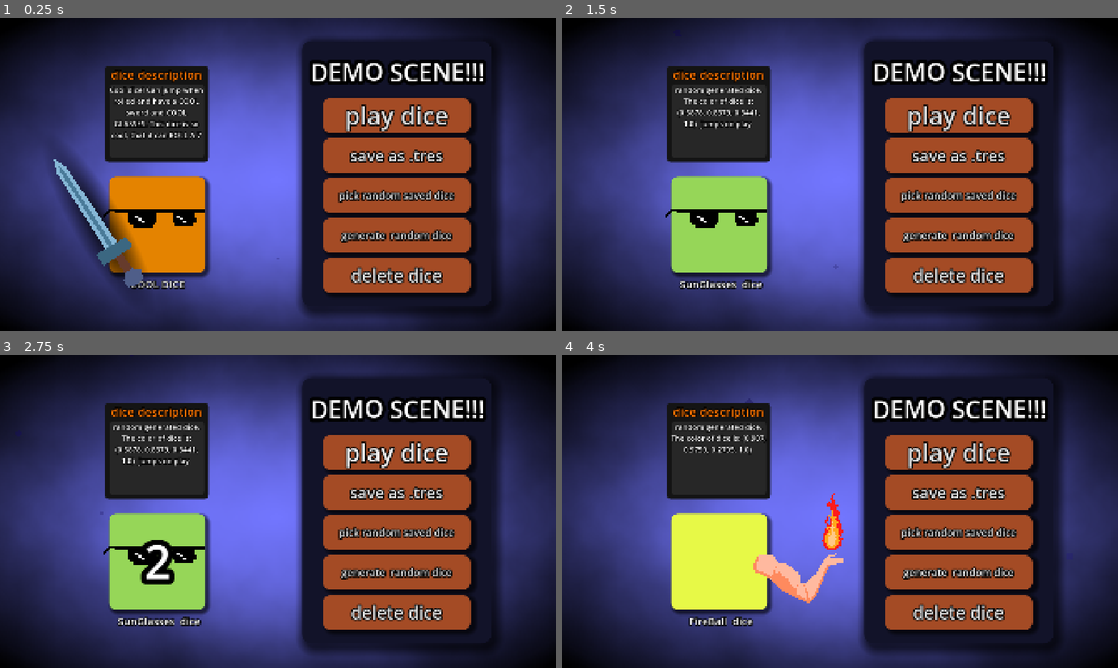
Above: before the commit, frames 1-4 (two rows, left to right).
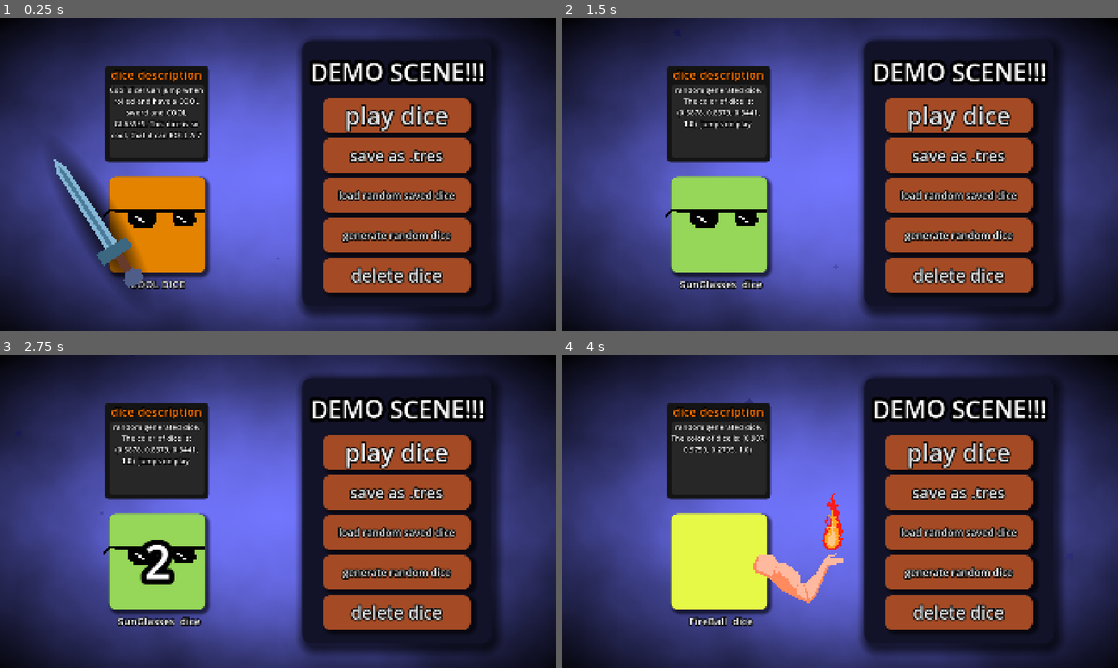
Above: after the commit, the same moments.

Repository: Tetramollaxx/XK_CMS
Game: Godot game, scene res://Game/CMS/Demo/scenes/demo_main.tscn
Same seed, same stepped clock (60 frames per second), same inputs: the game is played once before the commit and once after it.
Inputs:
- Up to frame 1 (0.25 s): no input
- Up to frame 2 (1.5 s): click "pick random saved dice" (after the commit: "load random saved dice") at 0.5 s; click "generate random dice" at 1.25 s
- Up to frame 3 (2.75 s): click "play dice" at 2 s
- Up to frame 4 (4 s): click "play dice" at 2.75 s; click "generate random dice" at 3.5 s

The runs differ from the first frame. In frame 1, 0.9% of the frame differs, in the area x 60-82%, y 54-72%; in frame 2, 0.9%; in frame 3, 0.9%; in frame 4, 0.9%.

Commit message:
Code cleanup

Diff:
--- a/Game/CMS/CMS.gd
+++ b/Game/CMS/CMS.gd
@@ -1,74 +1,69 @@
 extends Node
-# Статический класс, который хранит всех Entity, позволяет получать ресурсы из папок, а также получать entity
+## Central manager for all currently loaded Entity nodes.
+## Provides a global dictionary of [uid : Entity] and various utilities.
+##
+## This allows you to retrieve entities or their data by string keys (uid),
+## without needing persistent object references.
 class_name CMS
 
-## Все активные сущности [uid : Entity]
+## Global registry of active Entity nodes: [uid : Entity]
 static var entities: Dictionary = {}
 
-## Все когда-либо выданные ключи, даже если объект был удалён (чтобы не было повторений в id)
+## All previously issued entity keys (to avoid duplication)
 static var all_keys: Array[String] = []
 
-## Включить или отключить бесячий print
-static var debug_print : bool = false
+## Enable debug output
+static var debug_print: bool = false
 
-
+## Get the Entity node by its uid, or null if not found
 static func get_entity(key: String) -> Entity:
 	return entities.get(key, null)
 
-
+## Returns the data of a given entity by uid
 static func get_entity_data(key: String) -> EntityData:
 	var ent: Entity = get_entity(key)
 	return null if ent == null else ent.data
 
-## генератор id для списка
+## Creates a unique ID for the given entity (based on its name and counter)
 static func generate_uid(entity: Node) -> String:
 	var base := entity.name.strip_edges()
-
 	if base == "":
 		base = "entity"
-
 	var count := 1
 	var uid := "%s_%d" % [base, count]
-
 	while all_keys.has(uid):
 		count += 1
 		uid = "%s_%d" % [base, count]
-
 	all_keys.append(uid)
 	if all_keys.size() > 150:
 		all_keys.remove_at(0)
 	return uid
 
-
+## Registers an entity into the global dictionary
 static func register_entity(entity: Entity) -> void:
 	if entity.uid == "":
 		entity.uid = generate_uid(entity)
 	entities[entity.uid] = entity
 	if debug_print:
-		print("register entity: ", entity.uid, " entity count : ", entities.size())
-
+		print("Registered entity: ", entity.uid, " (total: ", entities.size(), ")")
 
 static func unregister_entity(entity: Entity) -> void:
 	entities.erase(entity.uid)
 	if debug_print:
-		print("unregister entity: ", entity.uid, " entity count : ", entities.size())
+		print("Unregistered entity: ", entity.uid, " (total: ", entities.size(), ")")
 
-# бесполезные 2 функции, пусть будут
-static func load_resource(path : String):
+static func load_resource(path: String):
 	if ResourceLoader.exists(path):
 		return ResourceLoader.load(path)
 	return null
 
-static func save_resource(res : Resource, to_path : String):
+static func save_resource(res: Resource, to_path: String):
 	return ResourceSaver.save(res, to_path)
-#---------
 
 static func get_resources_in_directory(path: String) -> Array[String]:
 	var file_paths: Array[String] = []
-	var loaded : PackedStringArray = ResourceLoader.list_directory(path)
-
+	var loaded: PackedStringArray = ResourceLoader.list_directory(path)
 	for i in loaded:
-		if i.contains(".tres"):
-			file_paths.append( path + i )
-
+		if i.ends_with(".tres"):
+			file_paths.append(path + i)
 	return file_paths
--- a/Game/CMS/Demo/Tags/TagMemoryLeak.gd
+++ /dev/null
@@ -1,21 +0,0 @@
-extends Tag
-## К сожалению, мой код не идеален... Если тэг или кто-либо ещё будет хранить постоянную ссылку на
-## ресурсы EntityData или на Tag, то после после удаления EntityNode эти ресурсы не будут удалены
-## это значит будет утечка памяти, этот скрипт - пример Tag'а который ведёт к утечкам памяти
-## утечки можно проверить в Отладчик->Мониторинг-> кол-во объектов, ресурсов и узлов.
-class_name TagMemoryLeak
-
-#var reference_to_the_data : EntityData
-#var reference_to_the_tags : Array[Tag]
-
-
-func OnPlayedDice(_d : Dice):
-	for t in entity_node.data.Tags:
-		pass
-		#reference_to_the_tags.append(t)
-		#(entity_node.get_parent() as Main).memory_leak.append(entity_node.data)
-
-
-#func OnUnregistred(): # Чтобы не было утечки памяти, нужно удалять ссылки, или вообще не создавать ссылки
-	#reference_to_the_tags = [null]
-	#reference_to_the_data = null
--- a/Game/CMS/Demo/scenes/demo_main.tscn
+++ b/Game/CMS/Demo/scenes/demo_main.tscn
@@ -6,7 +6,7 @@
 
 [sub_resource type="Gradient" id="Gradient_lp515"]
 interpolation_mode = 2
-offsets = PackedFloat32Array(0, 0.6289593, 1)
+offsets = PackedFloat32Array(0, 0.6721311, 1)
 colors = PackedColorArray(0, 0, 0, 0, 0, 0, 0, 0.94849545, 0, 0, 0, 1)
 
 [sub_resource type="GradientTexture2D" id="GradientTexture2D_m3btw"]
@@ -58,6 +58,7 @@
 
 [node name="DemoMain" type="Node2D"]
 script = ExtResource("1_43ild")
+metadata/Interaction = true
 
 [node name="BG" type="ColorRect" parent="."]
 offset_left = -23.0
@@ -158,7 +159,7 @@
 theme_override_styles/normal = SubResource("StyleBoxFlat_6q0fg")
 theme_override_styles/pressed = SubResource("StyleBoxFlat_tfqp0")
 theme_override_styles/hover = SubResource("StyleBoxFlat_6q0fg")
-text = "pick random saved dice"
+text = "load random saved dice"
 
 [node name="margin" type="Control" parent="Panel/VBoxContainer"]
 custom_minimum_size = Vector2(0, 12.84)
@@ -173,7 +174,7 @@
 theme_override_styles/normal = SubResource("StyleBoxFlat_6q0fg")
 theme_override_styles/pressed = SubResource("StyleBoxFlat_tfqp0")
 theme_override_styles/hover = SubResource("StyleBoxFlat_6q0fg")
-text = "generate  random dice"
+text = "generate random dice"
 
 [node name="margin4" type="Control" parent="Panel/VBoxContainer"]
 custom_minimum_size = Vector2(0, 12.84)
--- a/Game/CMS/Demo/test/MagicianDice.tres
+++ b/Game/CMS/Demo/test/MagicianDice.tres
@@ -7,6 +7,7 @@
 [ext_resource type="Script" uid="uid://cv2l0pm8dvd7" path="res://Game/CMS/Demo/Tags/TagDescription.gd" id="4_l3346"]
 [ext_resource type="Script" uid="uid://7dqp4qlxd50h" path="res://Game/CMS/Demo/Tags/TagShowVisualElement.gd" id="5_maea7"]
 [ext_resource type="Script" uid="uid://bwhst7hfcmb2q" path="res://Game/CMS/Demo/Tags/TagRollValueOnPlay.gd" id="6_eb4sd"]
+[ext_resource type="Resource" uid="uid://b6y3ipqdkbg4t" path="res://Game/CMS/Demo/test/MalevichDice.tres" id="7_mpdek"]
 
 [sub_resource type="Resource" id="Resource_dnjxb"]
 script = ExtResource("2_y3w0l")
@@ -37,6 +38,19 @@
 AllowedValues = Array[int]([2, 4, 6])
 metadata/_custom_type_script = "uid://bwhst7hfcmb2q"
 
+[sub_resource type="GDScript" id="GDScript_gxebm"]
+script/source = "extends Tag
+class_name TagWithEntity
+
+
+@export var entity : EntityData
+"
+
+[sub_resource type="Resource" id="Resource_5xrx5"]
+script = SubResource("GDScript_gxebm")
+entity = ExtResource("7_mpdek")
+metadata/_custom_type_script = "uid://cd3uneheyjotl"
+
 [resource]
 script = ExtResource("2_mlgoy")
-Tags = Array[ExtResource("1_d4fh1")]([SubResource("Resource_dnjxb"), SubResource("Resource_awmya"), SubResource("Resource_qkx20"), SubResource("Resource_o3sxy"), SubResource("Resource_l3346"), SubResource("Resource_eb4sd")])
+Tags = Array[ExtResource("1_d4fh1")]([SubResource("Resource_dnjxb"), SubResource("Resource_awmya"), SubResource("Resource_qkx20"), SubResource("Resource_o3sxy"), SubResource("Resource_l3346"), SubResource("Resource_eb4sd"), SubResource("Resource_5xrx5")])
--- a/Game/CMS/EntityData.gd
+++ b/Game/CMS/EntityData.gd
@@ -1,16 +1,21 @@
 extends Resource
-## Собственно сам Entity, имеет Тэги, НА ТЭГИ НЕ НАДО ДЕЛАТЬ ПОСТОЯННЫХ ССЫЛОК, ЭТО НЕ КРУТО БЛИН
+## Serializable resource that defines the configuration and behavior of an Entity.
+## Contains an array of tags (Tag resources), which each encapsulate logic or modifiers.
+##
+## This data is duplicated at runtime to ensure each Entity instance is isolated.
 class_name EntityData
 
+## All tags that define this entity's behavior
+@export var Tags: Array[Tag]
 
-@export var Tags : Array[Tag]
-var entity : Entity
-
+## Runtime reference to the owning Entity node
+var entity: Entity
 
 func Unregister():
 	for tag in Tags:
 		tag._on_unregister()
-		assert(tag.get_reference_count() <= 2, "Too many references: " + str(tag.get_reference_count()) + " to the Tag, this may create memory leak, must be <= 2")
-	assert(get_reference_count() <= 2, "Too many references: " + str(get_reference_count()) + " to the EntityData, this may create memory leak, must be <= 2")
+		assert(tag.get_reference_count() <= 2, "Memory leak detected: Tag has too many references.")
+	assert(get_reference_count() <= 2, "Memory leak detected: EntityData has too many references.")
 
-# если ты читаешь эту ошибку, значит ты не почистил ссылки на tag'и и EntityData, это может вызвать утечки памяти
+# if you get an error here, check if you are saving
+# the reference to tags or EntityData somewhere
--- a/Game/CMS/EntityNode.gd
+++ b/Game/CMS/EntityNode.gd
@@ -1,17 +1,24 @@
-extends Node2D # можно изменить на Node, Node3D, пофиг
+extends Node2D # or Node / Node3D
+## Represents a live entity in the scene tree. This node serves as the runtime container
+## for EntityData (a resource that defines behavior and configuration).
+##
+## When the node enters the scene tree, it duplicates its EntityData to ensure isolation,
+## initializes all tags, and registers itself into the CMS.
+##
+## When the node exits the scene tree, all tags are unregistered and references are cleared.
+##
+## This allows Entity behavior to be defined entirely through tags.
 class_name Entity
 
-# я пытался не привязывать Entity к node, но это была жопа какая-то, ну или я говнокодер
+## Reference to data definition (.tres)
+@export var data: EntityData
 
-## Ссылка на EntityData, ВАЖНО сохранять это единственной прямой ссылкой, иначе возможна утечка памяти
-@export var data : EntityData
-
-var uid : String = ""
-
+## Unique runtime key assigned via CMS
+var uid: String = ""
 
 func _enter_tree() -> void:
 	CMS.register_entity(self)
-	data = data.duplicate_deep(Resource.DEEP_DUPLICATE_ALL) # для уникальности ресурса
+	data = data.duplicate_deep(Resource.DEEP_DUPLICATE_ALL)
 	data.entity = self
 	for t in data.Tags:
 		t.entity_node = self
--- a/Game/CMS/InteractionManager.gd
+++ b/Game/CMS/InteractionManager.gd
@@ -1,145 +1,132 @@
 extends Node
+## Manages a global list of all nodes and resources that have interaction behavior. Autoload "Interactions"
+##
+## Scans the entire scene tree and all attached resources to find anything with the
+## metadata key "Interaction" == true. Then allows global signaling based on method names.
+##
+## This enables decentralized "event bus"-style logic without signals or subscriptions.
 class_name InteractionManager
 
-var ClearThreshold : int = 5
+## Maximum refs before cleanup
+var ClearThreshold: int = 5
 
-var _interactions : Array[WeakRef]
-var _visited : Array[int]
+## Stores all objects (nodes or resources) that declared themselves as interactive
+var _interactions: Array[WeakRef] = []
+var _visited : = {}
 
-var DebugPrint : bool = false
+## Enable debug output
+var debug_print: bool = false
 
 func _ready() -> void:
 	_initialize_interactions()
-
 	get_tree().node_added.connect(_on_node_added)
 	get_tree().node_removed.connect(_on_node_deleted)
 
-
-func _on_node_added(n : Node):
+func _on_node_added(n: Node):
 	if n.has_meta("Interaction") and n.get_meta("Interaction"):
-		if ! _has(n):
+		if !_has(n):
 			_interactions.append(weakref(n))
 	var props := n.get_property_list()
 	for p in props:
 		var value = n.get(p.name)
 		_process_prop(value)
 
-func _on_node_deleted(n : Node):
+func _on_node_deleted(n: Node):
 	if _has(n):
 		for i in _interactions.size():
 			if _interactions[i].get_ref() == n:
 				_interactions.remove_at(i)
 	if _interactions.size() > ClearThreshold:
-		for i in range(_interactions.size() -1, -1, -1):
-			if _interactions[i] == null:
+		for i in range(_interactions.size() - 1, -1, -1):
+			var ref = _interactions[i]
+			if ref == null or !is_instance_valid(ref.get_ref()) or ref.get_ref() == null:
 				_interactions.remove_at(i)
-				continue
-			if !is_instance_valid(_interactions[i].get_ref()):
-				_interactions.remove_at(i)
-				continue
-			if _interactions[i].get_ref() == null:
-				_interactions.remove_at(i)
-				continue
 
 func _initialize_interactions():
 	var root = get_tree().root
-
 	for c in root.get_children():
 		_process_node_recursive(c)
+	if debug_print:
+		for i in _interactions:
+			print("Registered interaction: ", i.get_ref())
 
-	if DebugPrint:
-		for i in _interactions:
-			print("registerd interaction : ", i.get_ref())
-
-
-func _process_node_recursive(n : Node):
-
+func _process_node_recursive(n: Node):
 	if _was_visited(n):
 		return
 	_mark_visited(n)
-
 	if n.has_meta("Interaction") and n.get_meta("Interaction"):
-		if ! _has(n):
+		if !_has(n):
 			_interactions.append(weakref(n))
 	for c in n.get_children():
 		_process_node_recursive(c)
-
-	if n is Entity:
-		pass
-
 	var props := n.get_property_list()
 	for p in props:
 		var value = n.get(p.name)
 		_process_prop(value)
 
 func _process_prop(value):
-	if value == null:
-		return
-
-	if _was_visited(value):
+	if value == null or _was_visited(value):
 		return
 	_mark_visited(value)
-
 	if typeof(value) == TYPE_ARRAY:
 		for i in value:
 			_process_prop(i)
 	elif typeof(value) == TYPE_DICTIONARY:
-		for k in value.keys():
+		for k in value:
 			_process_prop(value[k])
 	elif typeof(value) == TYPE_OBJECT:
 		if value.has_meta("Interaction") and value.get_meta("Interaction"):
-			if ! _has(value):
+			if !_has(value):
 				_interactions.append(weakref(value))
-		var props = value.get_property_list()
-		for p in props:
+		for p in value.get_property_list():
 			var v = value.get(p.name)
-
-			if typeof(v) == typeof(value):
-				if v == value:
-					continue
-
+			if typeof(v) == typeof(value) and v == value:
+				continue
 			_process_prop(v)
 
-func _has(obj : Object):
+func _has(obj: Object) -> bool:
 	for i in _interactions:
 		if i.get_ref() == obj:
 			return true
 	return false
 
-func _mark_visited(obj : Variant):
-	if !obj is Object:
-		return
-	_visited.append(obj.get_instance_id())
-
-func _was_visited(obj : Variant):
-	if !obj is Object:
+func _was_visited(obj):
+	if not obj is Object:
 		return false
 	return _visited.has(obj.get_instance_id())
 
+func _mark_visited(obj):
+	if not obj is Object:
+		return
+	_visited[obj.get_instance_id()] = true
 
-func get_implementers(method_name : String) -> Array:
-	var to_return : Array[Object]
-
-	for i in range(_interactions.size() -1, -1, -1):
-		if _interactions[i] == null:
+## Returns a list of all live objects (nodes/resources) that:
+##
+## Are marked with "Interaction" metadata
+##
+## Implement the method method_name
+##
+## This is useful for checking who is interested in a given "event"
+func get_implementers(method_name: String) -> Array:
+	var to_return: Array[Object]
+	for i in range(_interactions.size() - 1, -1, -1):
+		var ref = _interactions[i]
+		if ref == null or !is_instance_valid(ref.get_ref()) or ref.get_ref() == null:
 			_interactions.remove_at(i)
 			continue
-		if !is_instance_valid(_interactions[i].get_ref()):
-			_interactions.remove_at(i)
-			continue
-		if _interactions[i].get_ref() == null:
-			_interactions.remove_at(i)
-			continue
-		if _interactions[i].get_ref().has_method(method_name):
-			to_return.append(_interactions[i].get_ref())
-
-		_visited = []
-
-	if DebugPrint:
-		print("interactions count: ", _interactions.size())
+		var obj = ref.get_ref()
+		if obj.has_method(method_name):
+			to_return.append(obj)
+	_visited.clear()
+	if debug_print:
+		print("Interactions count: ", _interactions.size())
 	return to_return
 
-func call_implementers(method_name : String, ...args : Array[Variant]):
-	var a = get_implementers(method_name)
-	for i in a:
+## Calls a method with the given name on all valid implementers, passing optional arguments
+##
+## For example: Interactions.call_implementers("OnBattleStart", turn_number)
+##
+## Would automatically invoke OnBattleStart(turn_number) on all registered objects that have it
+func call_implementers(method_name: String, ...args: Array[Variant]):
+	for i in get_implementers(method_name):
 		i.callv(method_name, args)
--- a/Game/CMS/TagDefinition.gd
+++ b/Game/CMS/TagDefinition.gd
@@ -1,27 +1,35 @@
 @abstract
 extends Resource
+## Base class for all tag components.
+##
+## Tags define modular behaviors and can listen to various interaction events.
+## You can attach multiple tags to a single EntityData resource.
+##
+## Tags are automatically registered with the InteractionManager using metadata.
 class_name Tag
 
-var entity_node : Entity
+## Runtime reference to the Entity node
+var entity_node: Entity
 
-func _on_init_data(data : EntityData):
+## Called after Tag is duplicated and assigned to Entity
+func _on_init_data(data: EntityData):
 	set_meta("Interaction", true)
 	OnInitData(data)
 
+## Lifecycle hooks
+@warning_ignore("unused_parameter")
+func OnInitData(data: EntityData): pass
+func OnEntityReady(): pass
+func OnUnregister(): pass
 
-@warning_ignore("unused_parameter") # бесит !!!
-func OnInitData(data : EntityData) : pass # virtual типо _ready() для тэгов
-
-func OnEntityReady() : pass
-func OnUnregister()  : pass
-
-
-func _on_unregister() :
+## Called by EntityData.Unregister() — resets Tag memory to avoid leaks
+func _on_unregister():
 	OnUnregister()
-	for p in self.get_property_list(): # специально чищу тэг, чтобы не было утечек памяти...
-		if p.type == TYPE_ARRAY:
-			self.set(p.name, [])
-		if p.type == TYPE_DICTIONARY:
-			self.set(p.name, {})
-		if p.type == TYPE_OBJECT:
-			self.set(p.name, null)
+	for p in self.get_property_list():
+		match p.type:
+			TYPE_ARRAY:
+				self.set(p.name, [])
+			TYPE_DICTIONARY:
+				self.set(p.name, {})
+			TYPE_OBJECT:
+				self.set(p.name, null)
Not shown, removed: Game/CMS/Demo/Tags/TagMemoryLeak.gd.uid
Not shown: 1 places in Game/CMS/Demo/test/MagicianDice.tres that only renumber resources
Not shown: 1 places in Game/CMS/Demo/test/MalevichDice.tres that only renumber resources
